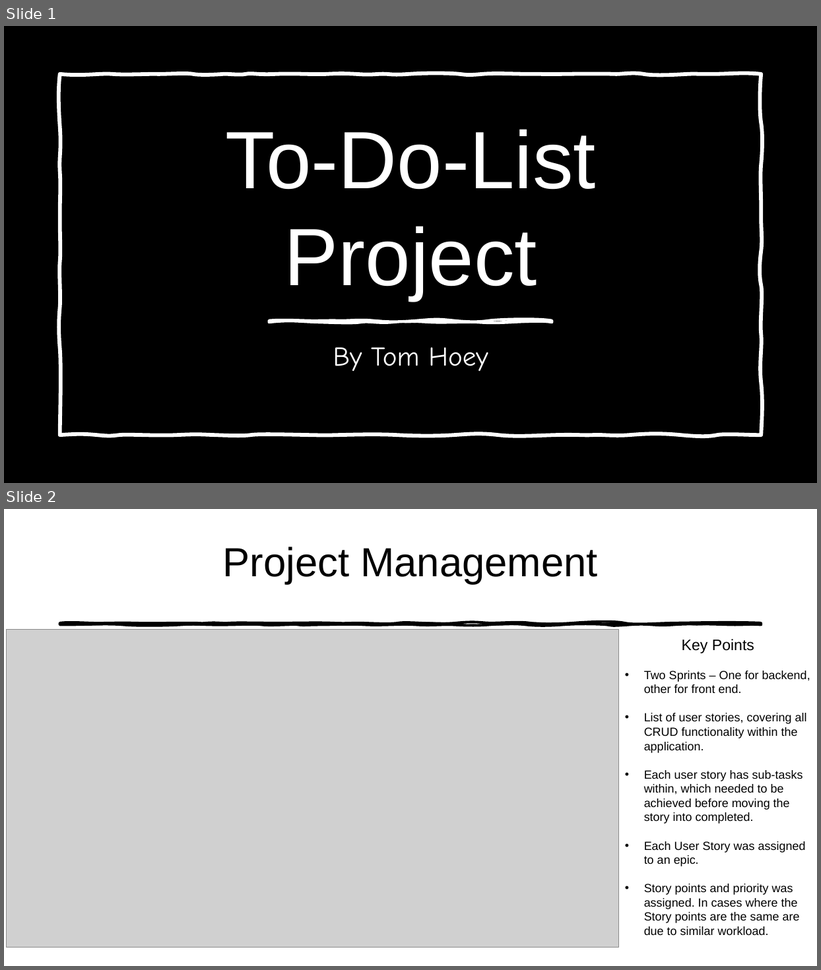
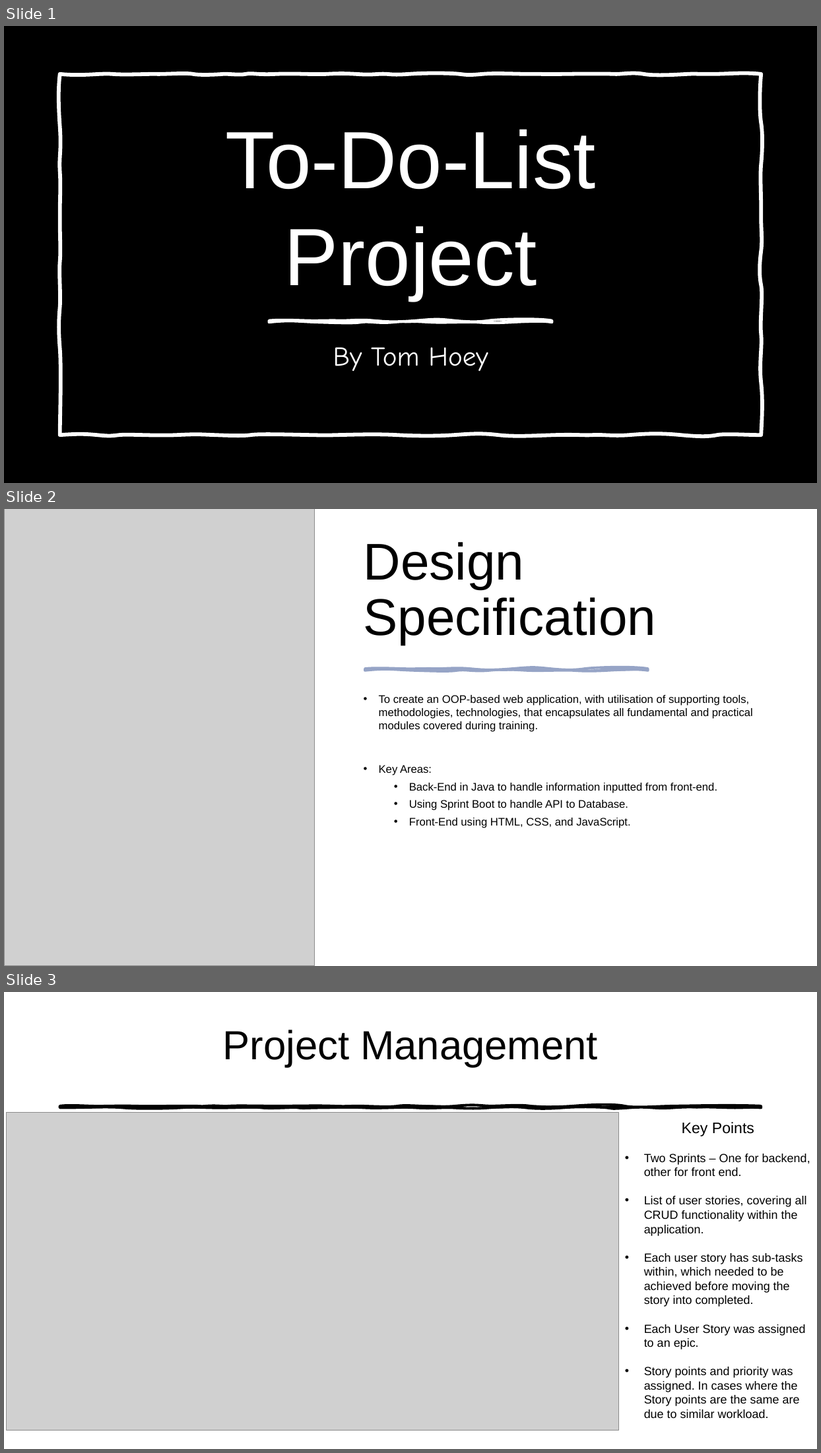
Before and after one commit to TomHoey/To-Do-List-Application, a slide deck: Documentation/To-Do-List Presentation.pptx. Shown one above the other, each under a label of ours: slides 1 and 2 before the commit, slides 1, 2 and 3 after it. The pictures are 821x970 and 821x1453 pixels, drawn with LibreOffice and Linux fonts; fonts in the diff are those of the drawing; grey boxes stand for pictures; background and template pictures are left out. Boxes give left, top, right and bottom in pixels: in the first picture for what was removed or moved away, otherwise in the second. Text is boxed around its words. In the diff, an @@ line names an element or a change of style, - is before the commit and + after.

```diff
--- a/Documentation/To-Do-List Presentation.pptx
+++ b/Documentation/To-Do-List Presentation.pptx
@@ slide 2 added at (4, 509, 817, 966), background #FFFFFF @@
@@ rectangle added at (4, 509, 817, 966), fill #FFFFFF @@
@@ picture added at (4, 509, 314, 966) @@
@@ title added at (364, 542, 657, 645), 61 pt, text #000000 @@
+Design Specification
@@ freeform shape added at (365, 669, 648, 671), fill #96A4C6, outline #96A4C6 3 pt @@
@@ text added at (379, 695, 753, 828), 13 pt, text #000000 @@
+• To create an OOP-based web application, with utilisation of supporting tools, methodologies, technologies, that encapsulates all fundamental and practical modules covered during training.
+• Key Areas:
+  • Back-End in Java to handle information inputted from front-end.
+  • Using Sprint Boot to handle API to Database.
+  • Front-End using HTML, CSS, and JavaScript.
@@ what was slide 2 is now slide 3 @@
```
Also in this commit, not shown: 1 slide changed, 5 other slides added, 4 slides removed, 26 other files.
